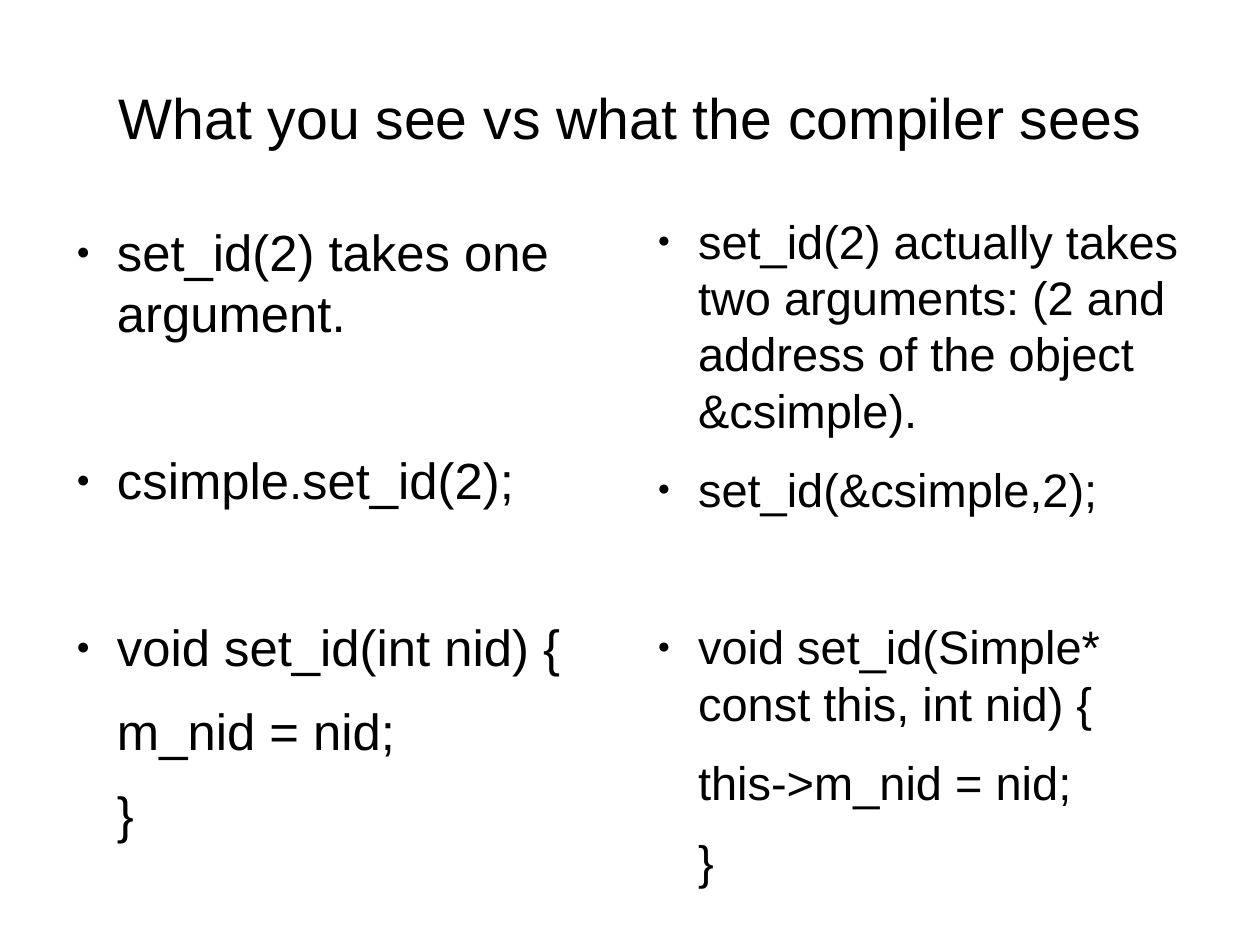
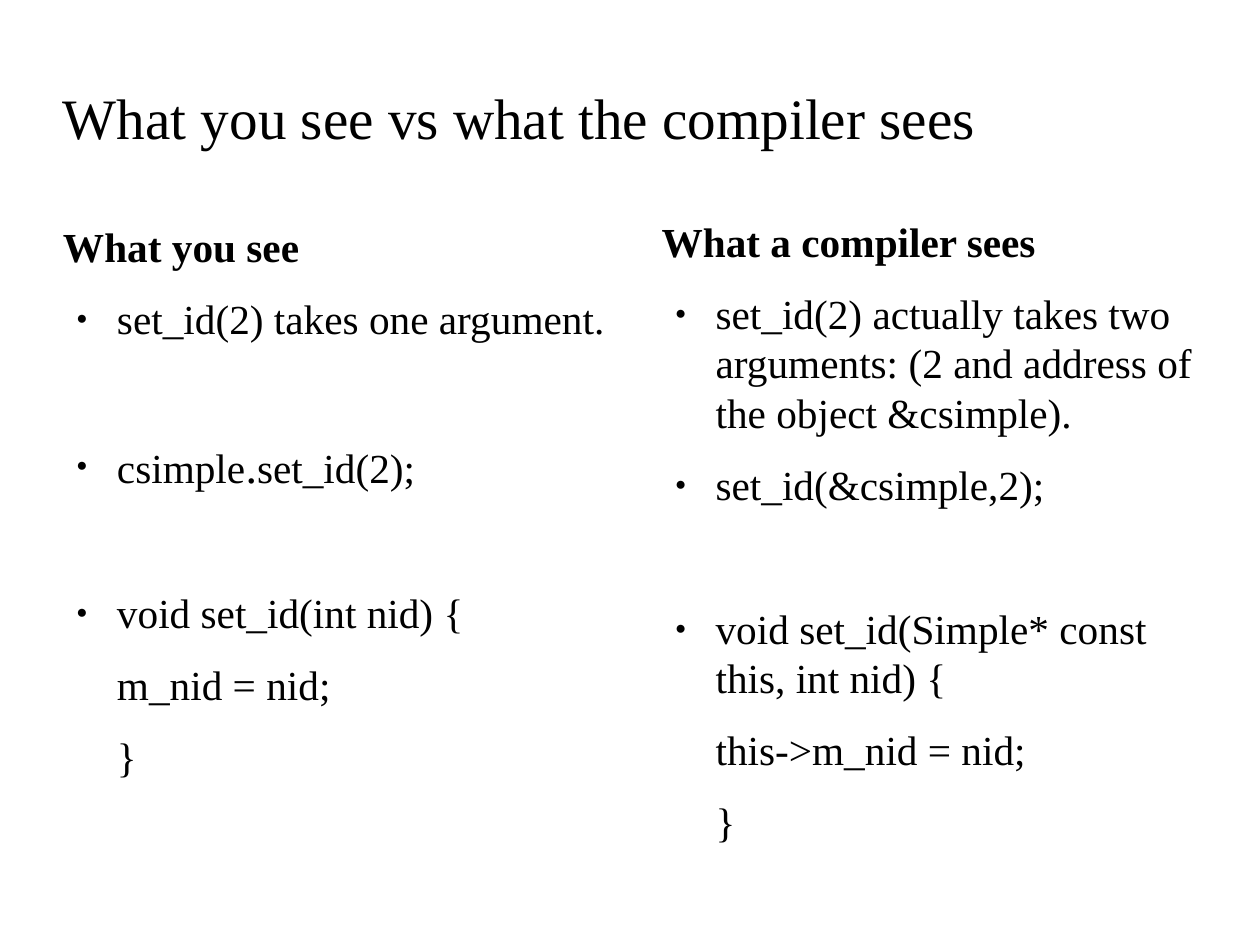
Before and after one commit to kks32/cpp-software-development, a slide deck: slide 3 of Ex8_Pointers_III/Ex8_Pointers-III.odp. Drawn at 1260x945 pixels with LibreOffice and Linux fonts; fonts in the diff are those of the drawing; background and template pictures are left out. Boxes give left, top, right and bottom in pixels: in the first picture for what was removed or moved away, otherwise in the second. Text is boxed around its words. In the diff, an @@ line names an element or a change of style, - is before the commit and + after.

```diff
--- a/Ex8_Pointers_III/Ex8_Pointers-III.odp
+++ b/Ex8_Pointers_III/Ex8_Pointers-III.odp
@@ title "What you see vs what ..." at [63,99,975,149]: font Arial to Times New Roman; alignment centre to left @@
@@ text at [63,233,299,271]: paragraph added @@
+What you see
@@ text at [662,228,1036,266]: paragraph added @@
+What a compiler sees
@@ text "What a compiler sees": place and size @@
-text "What a compiler sees" at [698,225,1178,809]
+text "What a compiler sees" at [662,228,1191,772]
@@ text at [117,305,604,707]: size 32 to 26 pt, font Arial to Times New Roman in "set_id(2) takes one argument.", "csimple.set_id(2);", "void set_id(int nid) {", "m_nid = nid;" and 1 more places @@
@@ text at [716,300,1191,772]: size 29.6 to 26 pt, font Arial to Times New Roman in "set_id(2) actually takes two arguments: (2 and ...", "set_id(&csimple,2);", "void set_id(Simple* const this, int nid) {", "this->m_nid = nid;" and 1 more places @@
```
Also in this commit, not shown: 7 other slides changed, 2 slides added, 1 other file.
